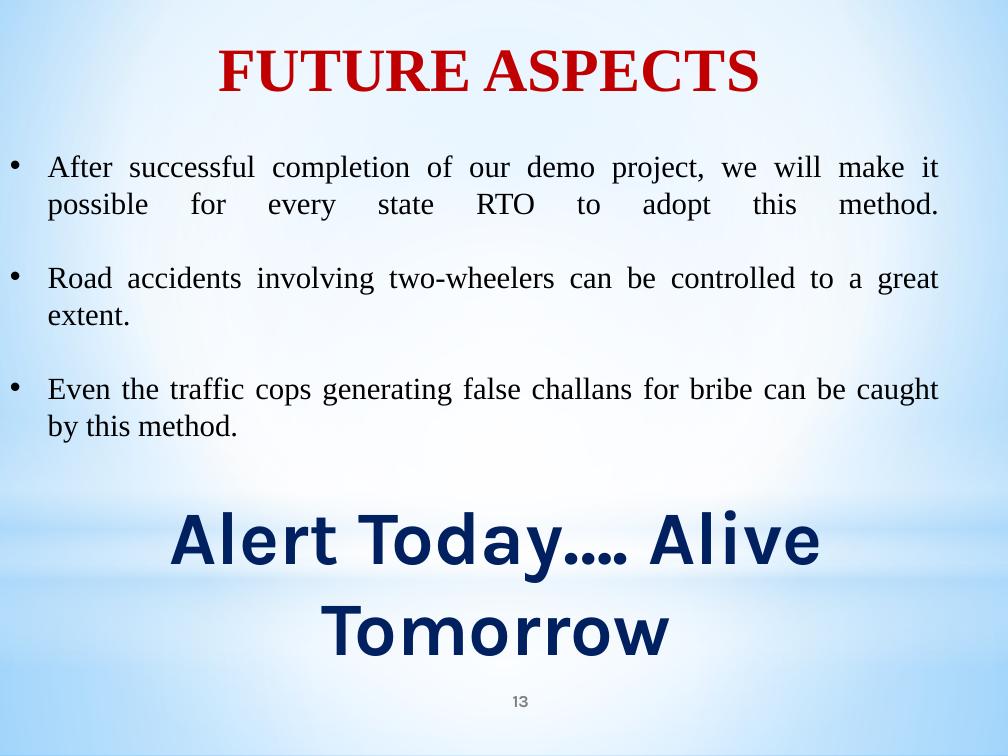
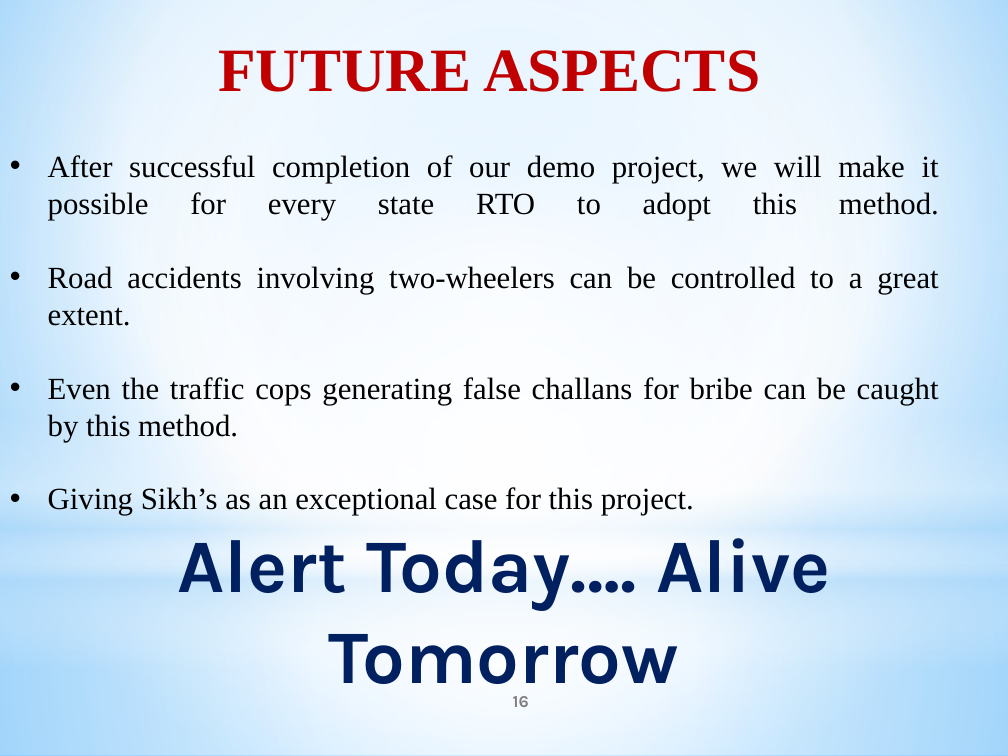
Before and after one commit to dikshant097/machine-learnng-helmmet-detection, a slide deck: slide 16 of Helmet Detection.pptx (slide 13 before the commit). Drawn at 1008x756 pixels with LibreOffice and Linux fonts; fonts in the diff are those of the drawing. Boxes give left, top, right and bottom in pixels: in the first picture for what was removed or moved away, otherwise in the second. Text is boxed around its words. In the diff, an @@ line names an element or a change of style, - is before the commit and + after.

```diff
--- a/Helmet Detection.pptx
+++ b/Helmet Detection.pptx
@@ text at [48,487,694,516]: paragraph added @@
+• Giving Sikh’s as an exceptional case for this project.
@@ text "Alert Today…. Alive Tomorrow" rewrapped from [169,510,822,656] to [177,538,830,701] @@
@@ page number at [513,696,529,707]: text changed @@
-13
+16
```
Also in this commit, not shown: 1 other slide changed, 3 slides added, 17 other files.
